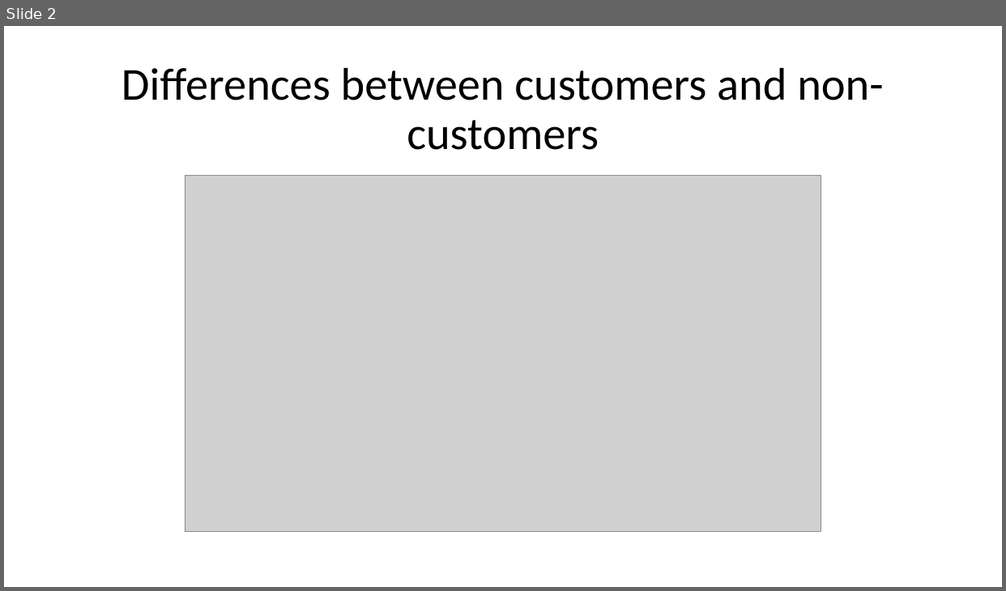
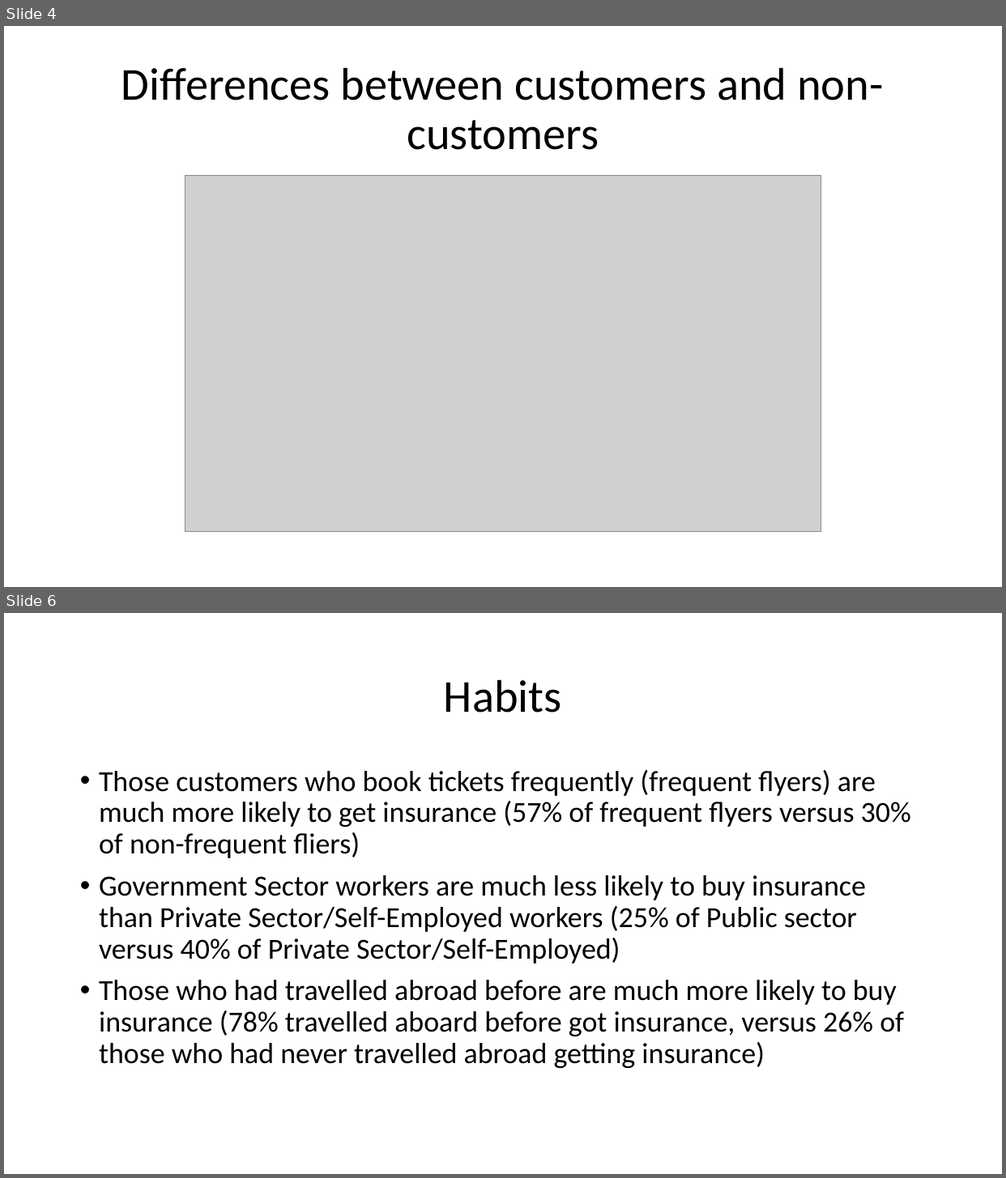
Before and after one commit to SL477/Travel_Insurance_habits, a slide deck: Travel Insurance Customers Travel Habits.pptx. Shown one above the other, each under a label of ours: slide 2 before the commit, slides 4 and 6 after it; the slides between them are not shown. The pictures are 1006x591 and 1006x1178 pixels, drawn with LibreOffice and Linux fonts; fonts in the diff are those of the drawing; grey boxes stand for pictures. Boxes give left, top, right and bottom in pixels: in the first picture for what was removed or moved away, otherwise in the second. Text is boxed around its words. In the diff, an @@ line names an element or a change of style, - is before the commit and + after.

```diff
--- a/Travel Insurance Customers Travel Habits.pptx
+++ b/Travel Insurance Customers Travel Habits.pptx
@@ slide 6 added at bbox=[4, 613, 1002, 1174], background #FFFFFF @@
@@ title added at bbox=[444, 679, 562, 713], 44 pt, text #000000 @@
+Habits
@@ text added at bbox=[99, 770, 911, 1068], 28 pt, text #000000 @@
+• Those customers who book tickets frequently (frequent flyers) are much more likely to get insurance (57% of frequent flyers versus 30% of non-frequent fliers)
+• Government Sector workers are much less likely to buy insurance than Private Sector/Self-Employed workers (25% of Public sector versus 40% of Private Sector/Self-Employed)
+• Those who had travelled abroad before are much more likely to buy insurance (78% travelled aboard before got insurance, versus 26% of those who had never travelled abroad getting insurance)
@@ what was slide 2 is now slide 4 @@
```
Also in this commit, not shown: 1 slide changed, 5 other slides added, 8 other files.
